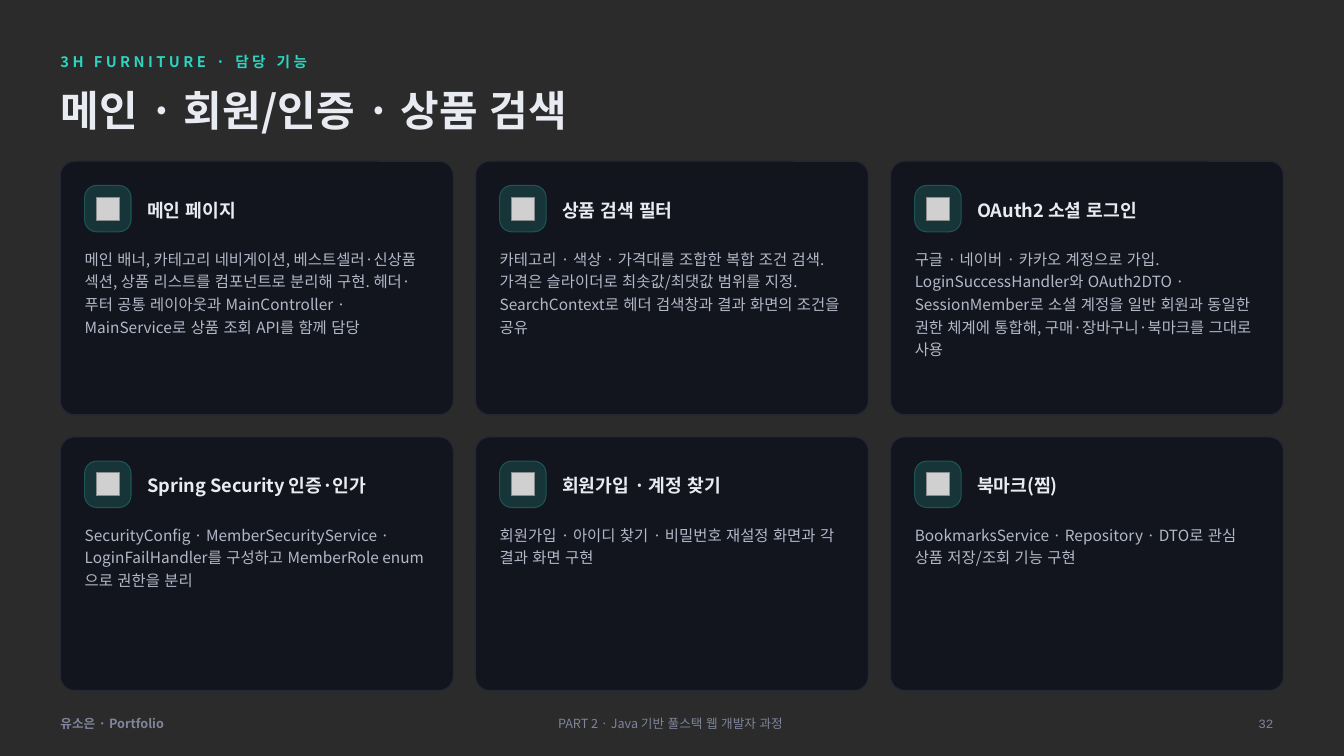
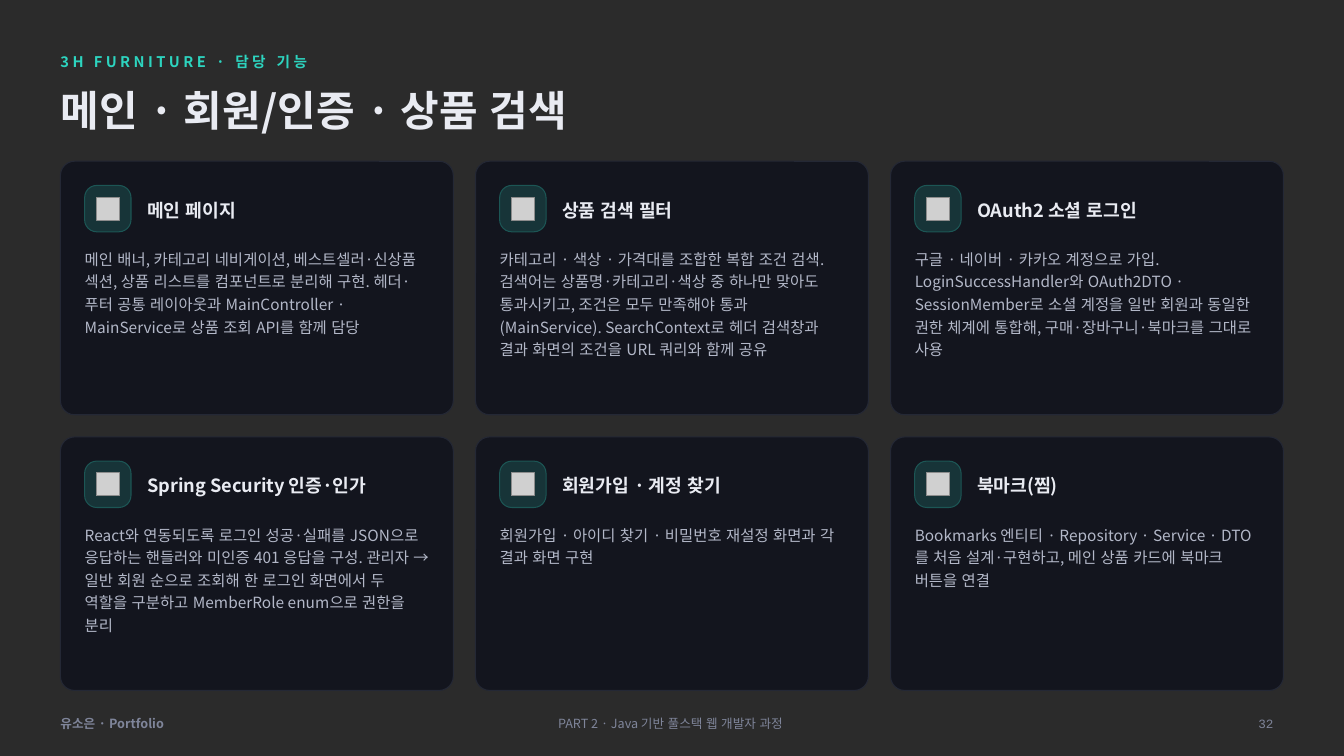
Before and after one commit to soeun-yu/soeun-yu.github.io, a slide deck: slide 32 of 유소은_포트폴리오.pptx. Drawn at 1344x756 pixels with LibreOffice and Linux fonts; fonts in the diff are those of the drawing; grey boxes stand for pictures; background and template pictures are left out; a plain dark background stands for a picture behind light text. Boxes give left, top, right and bottom in pixels: in the first picture for what was removed or moved away, otherwise in the second. Text is boxed around its words. In the diff, an @@ line names an element or a change of style, - is before the commit and + after.

```diff
--- a/유소은_포트폴리오.pptx
+++ b/유소은_포트폴리오.pptx
@@ text at box(500, 252, 824, 356): text changed @@
-카테고리 · 색상 · 가격대를 조합한 복합 조건 검색. 가격은 슬라이더로 최솟값/최댓값 범위를 지정. SearchContext로 헤더 검색창과 결과 화면의 조건을 공유
+카테고리 · 색상 · 가격대를 조합한 복합 조건 검색. 검색어는 상품명·카테고리·색상 중 하나만 맞아도 통과시키고, 조건은 모두 만족해야 통과(MainService). SearchContext로 헤더 검색창과 결과 화면의 조건을 URL 쿼리와 함께 공유
@@ text at box(85, 528, 418, 632): text changed @@
-SecurityConfig · MemberSecurityService · LoginFailHandler를 구성하고 MemberRole enum으로 권한을 분리
+React와 연동되도록 로그인 성공·실패를 JSON으로 응답하는 핸들러와 미인증 401 응답을 구성. 관리자 → 일반 회원 순으로 조회해 한 로그인 화면에서 두 역할을 구분하고 MemberRole enum으로 권한을 분리
@@ text at box(915, 528, 1223, 587): text changed @@
-BookmarksService · Repository · DTO로 관심 상품 저장/조회 기능 구현
+Bookmarks 엔티티 · Repository · Service · DTO를 처음 설계·구현하고, 메인 상품 카드에 북마크 버튼을 연결
```
Also in this commit, not shown: 10 other slides changed, 4 slides added, 2 other files.
